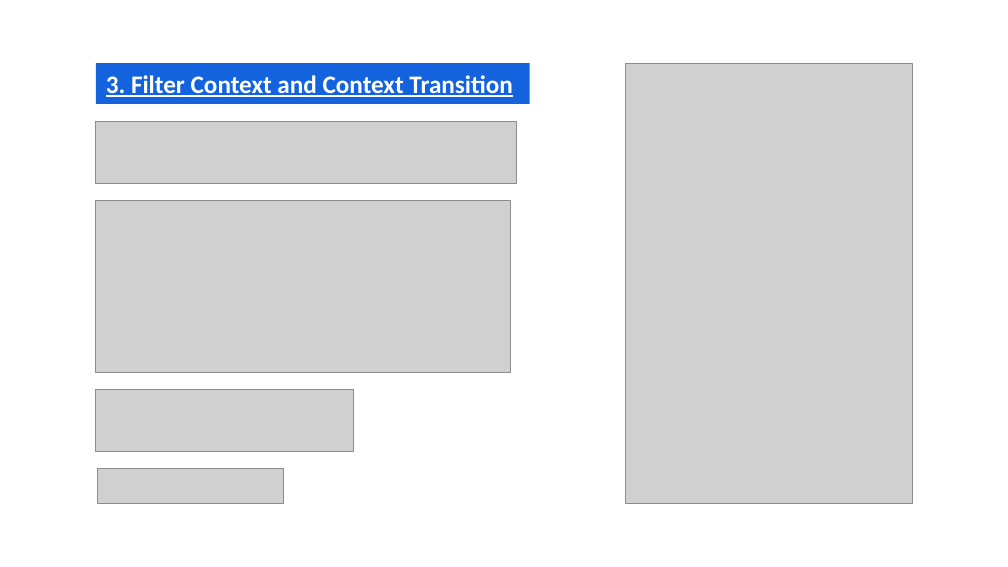
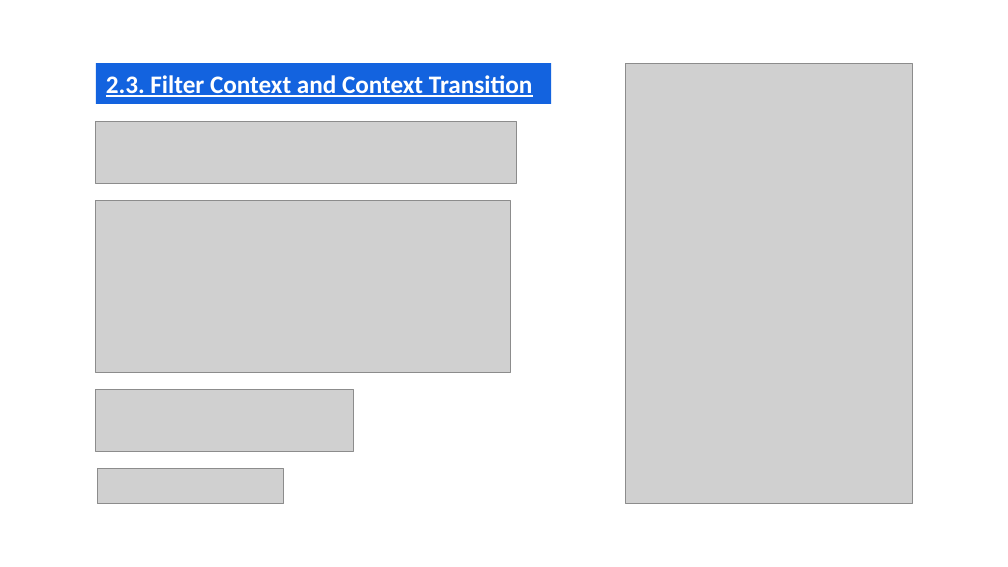
Before and after one commit to hoanghce/Training, a slide deck: slide 16 of Training DKSH.pptx. Drawn at 1008x567 pixels with LibreOffice and Linux fonts; fonts in the diff are those of the drawing; grey boxes stand for pictures. Boxes give left, top, right and bottom in pixels: in the first picture for what was removed or moved away, otherwise in the second. Text is boxed around its words. In the diff, an @@ line names an element or a change of style, - is before the commit and + after.

```diff
--- a/Training DKSH.pptx
+++ b/Training DKSH.pptx
@@ rectangle "2.3. Filter Context and Context ...": place and size @@
-rectangle "2.3. Filter Context and Context ..." at (96, 64, 529, 104)
+rectangle "2.3. Filter Context and Context ..." at (96, 64, 551, 104)
@@ text in rectangle at (106, 75, 533, 97): text changed @@
-3. Filter Context and Context Transition
+2.3. Filter Context and Context Transition
```
Also in this commit, not shown: 4 other slides changed.
